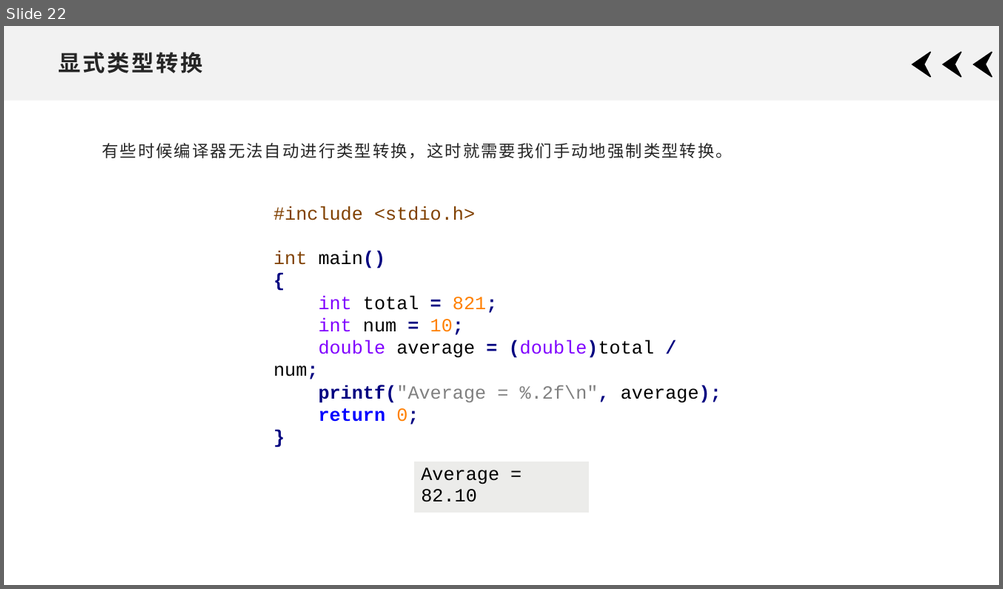
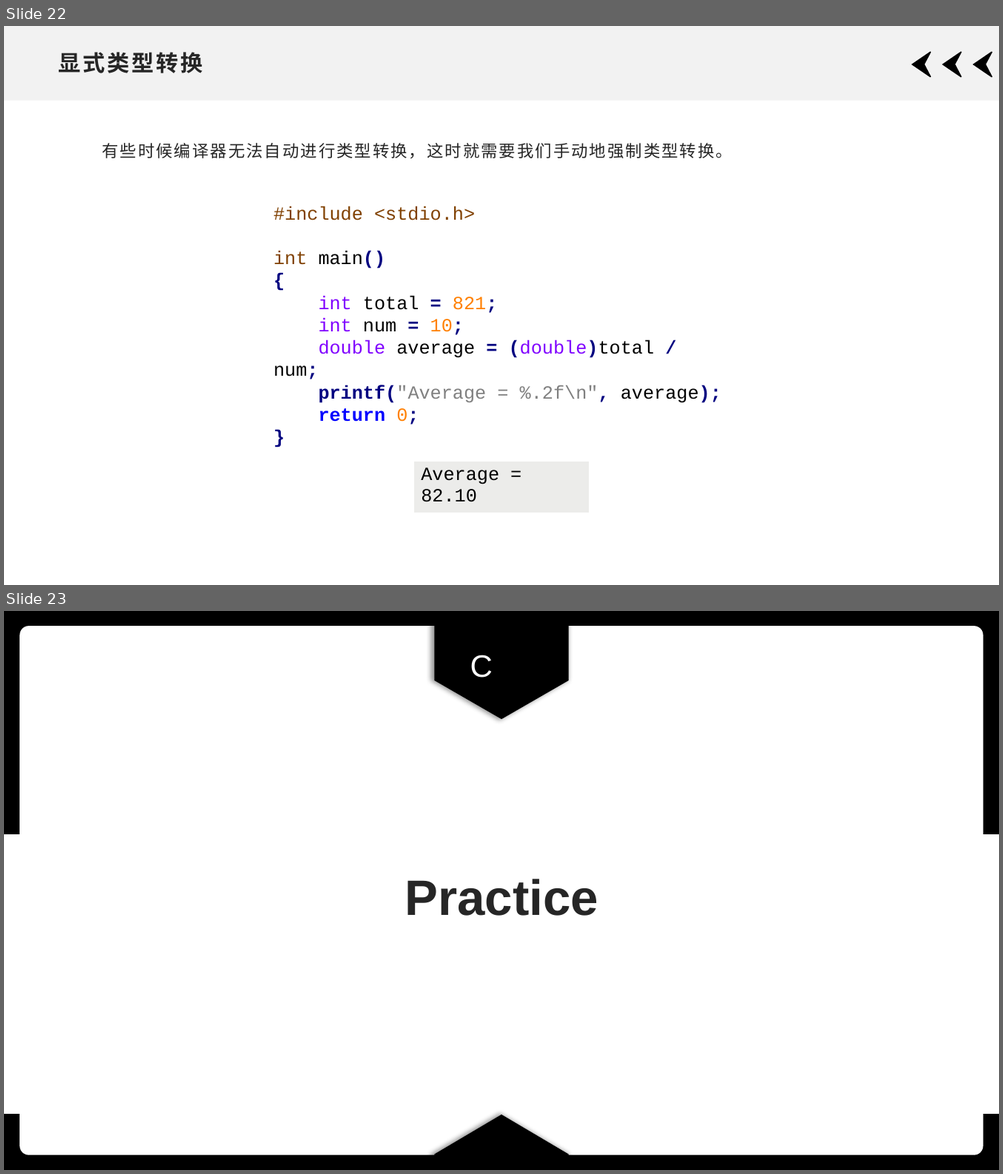
Before and after one commit to xdai02/C, a slide deck: slides/1.pptx. Shown one above the other, each under a label of ours: slide 22 before the commit, slides 22 and 23 after it. The pictures are 1003x589 and 1003x1174 pixels, drawn with LibreOffice and Linux fonts; fonts in the diff are those of the drawing. Boxes give left, top, right and bottom in pixels: in the first picture for what was removed or moved away, otherwise in the second. Text is boxed around its words. In the diff, an @@ line names an element or a change of style, - is before the commit and + after.

Commit message:
Chapter 1 Practice added

```diff
--- a/slides/1.pptx
+++ b/slides/1.pptx
@@ slide 23 added at [4,611,999,1170], background #FFFFFF @@
@@ text added at [470,655,492,678], 30 pt, text #FFFFFF @@
+C
@@ title added at [405,879,598,916], 48 pt, text #262626, bold @@
+Practice
@@ group added at [4,611,999,1170]: 2 rectangles, 2 pentagon arrows, 1 rounded rectangle @@
```
Also in this commit, not shown: 3 other slides added, 3 other files.
